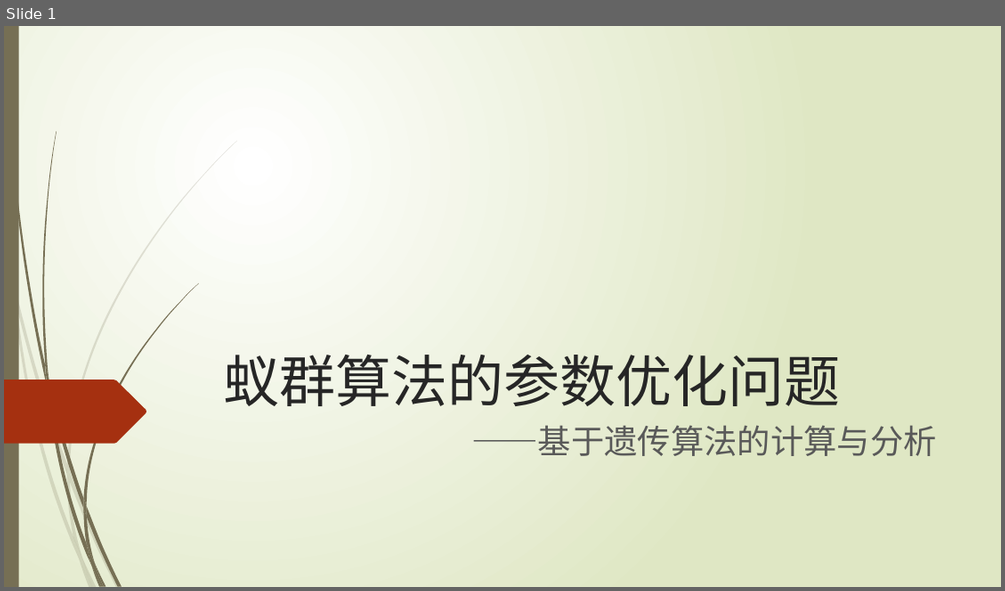
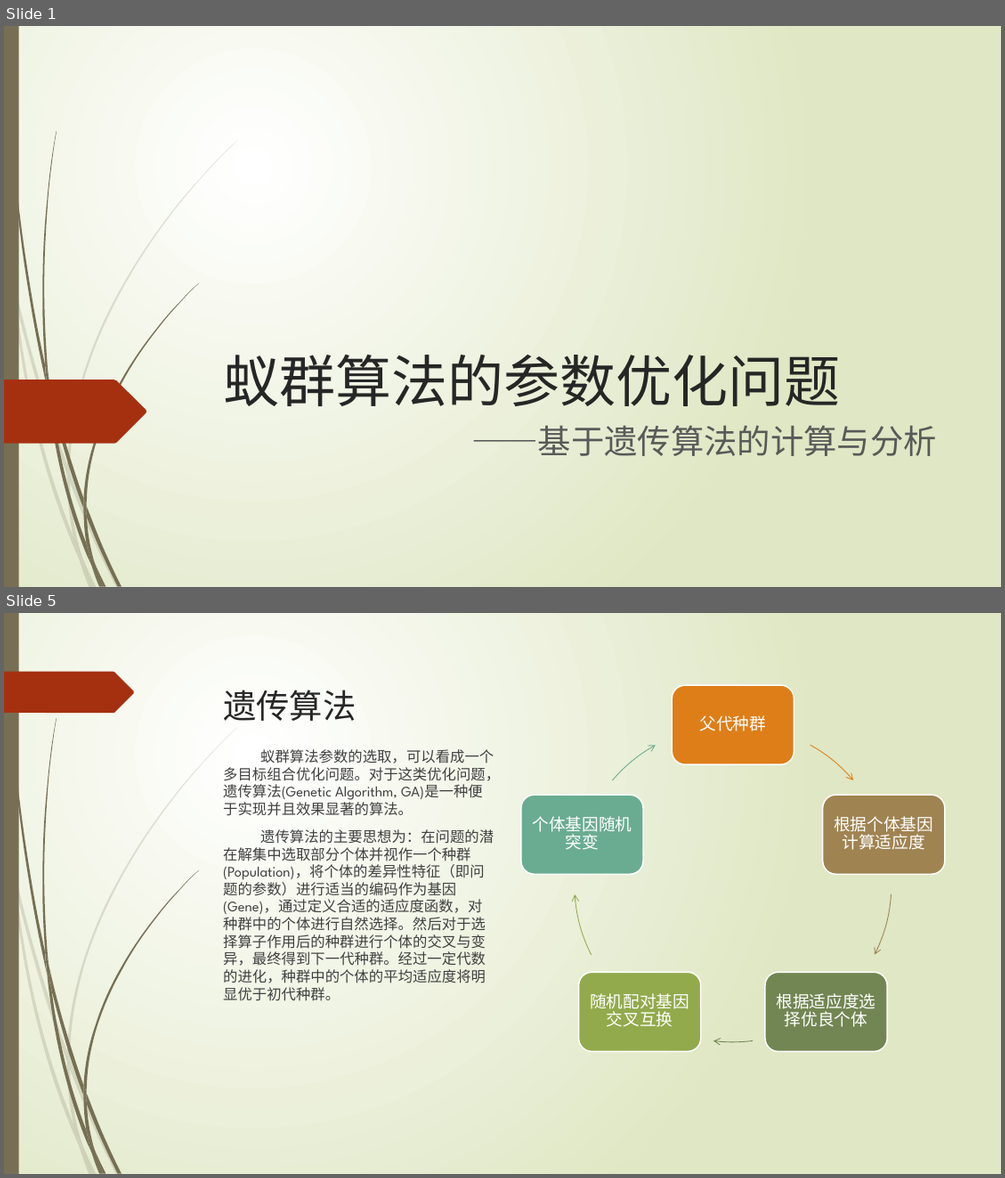
Before and after one commit to sigh0829/ga_aco, a slide deck: src/main/resources/draft/答辩演示文稿.pptx. Shown one above the other, each under a label of ours: slide 1 before the commit, slides 1 and 5 after it; the slides between them are not shown. The pictures are 1005x591 and 1005x1178 pixels, drawn with LibreOffice and Linux fonts; fonts in the diff are those of the drawing. Boxes give left, top, right and bottom in pixels: in the first picture for what was removed or moved away, otherwise in the second. Text is boxed around its words. In the diff, an @@ line names an element or a change of style, - is before the commit and + after.

```diff
--- a/src/main/resources/draft/答辩演示文稿.pptx
+++ b/src/main/resources/draft/答辩演示文稿.pptx
@@ slide 5 added at (x1=4, y1=613, x2=1001, y2=1174), background gradient #FFFFFF to #DFE8C4; not listed: 23 template elements that a slide beside it also shows @@
@@ freeform shape added at (x1=4, y1=672, x2=134, y2=713), fill #A53010 @@
@@ title added at (x1=223, y1=690, x2=356, y2=721), 32 pt, text #262626 @@
+遗传算法
@@ group added at (x1=521, y1=686, x2=945, y2=1051): 5 rounded rectangles, 5 texts, 5 freeform shapes @@
+父代种群
+根据个体基因计算适应度
+根据适应度选择优良个体
+随机配对基因交叉互换
+个体基因随机突变
@@ text added at (x1=223, y1=749, x2=500, y2=1001), 14 pt, text #404040 @@
+蚁群算法参数的选取，可以看成一个多目标组合优化问题。对于这类优化问题，遗传算法(Genetic Algorithm, GA)是一种便于实现并且效果显著的算法。
+遗传算法的主要思想为：在问题的潜在解集中选取部分个体并视作一个种群(Population)，将个体的差异性特征（即问题的参数）进行适当的编码作为基因(Gene)，通过定义合适的适应度函数，对种群中的个体进行自然选择。然后对于选择算子作用后的种群进行个体的交叉与变异，最终得到下一代种群。经过一定代数的进化，种群中的个体的平均适应度将明显优于初代种群。
```
Also in this commit, not shown: 2 slides changed, 4 other slides added, 1 slide removed.
